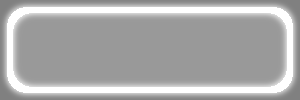
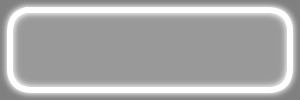
Revision of a layered 300 x 100 image; what changed, layer by layer:
painted on "Neon Glow" over [1, 2, 299, 98]
renamed "Layer" to "Layer #1", painted on it over [6, 7, 293, 93]
